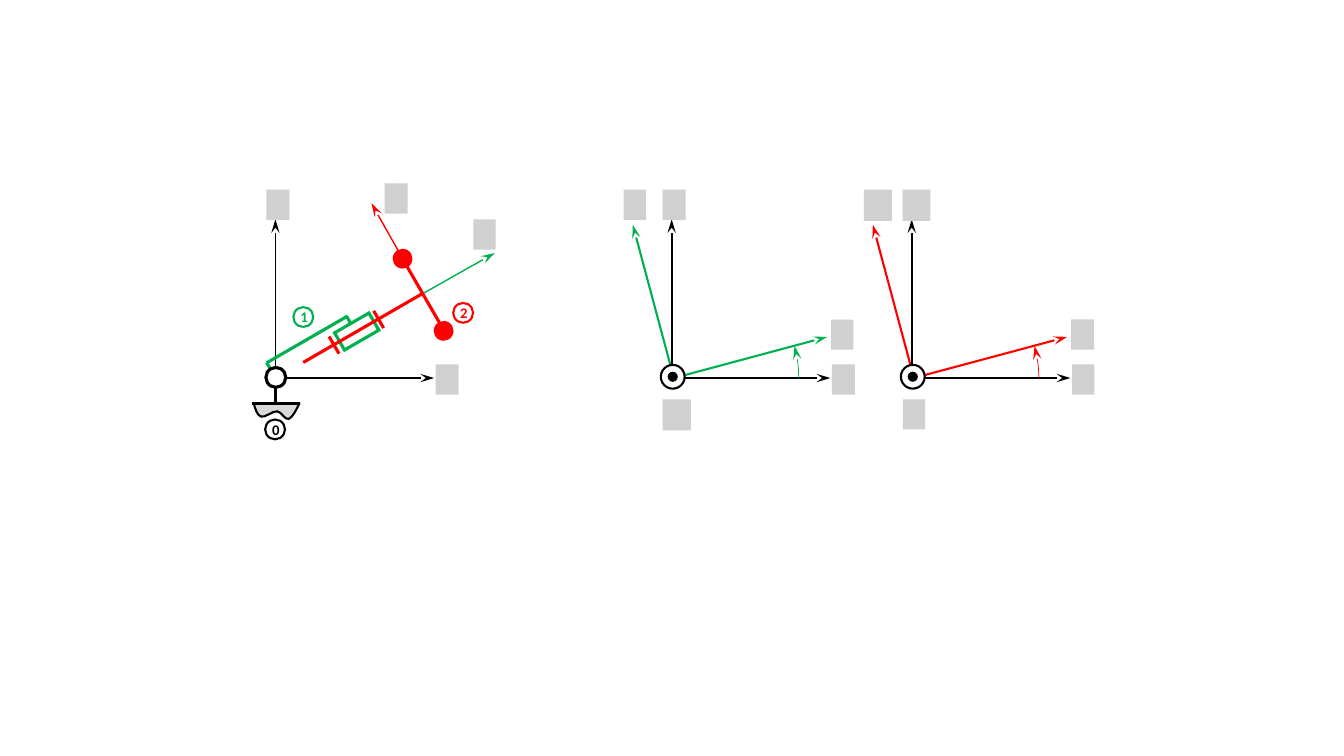
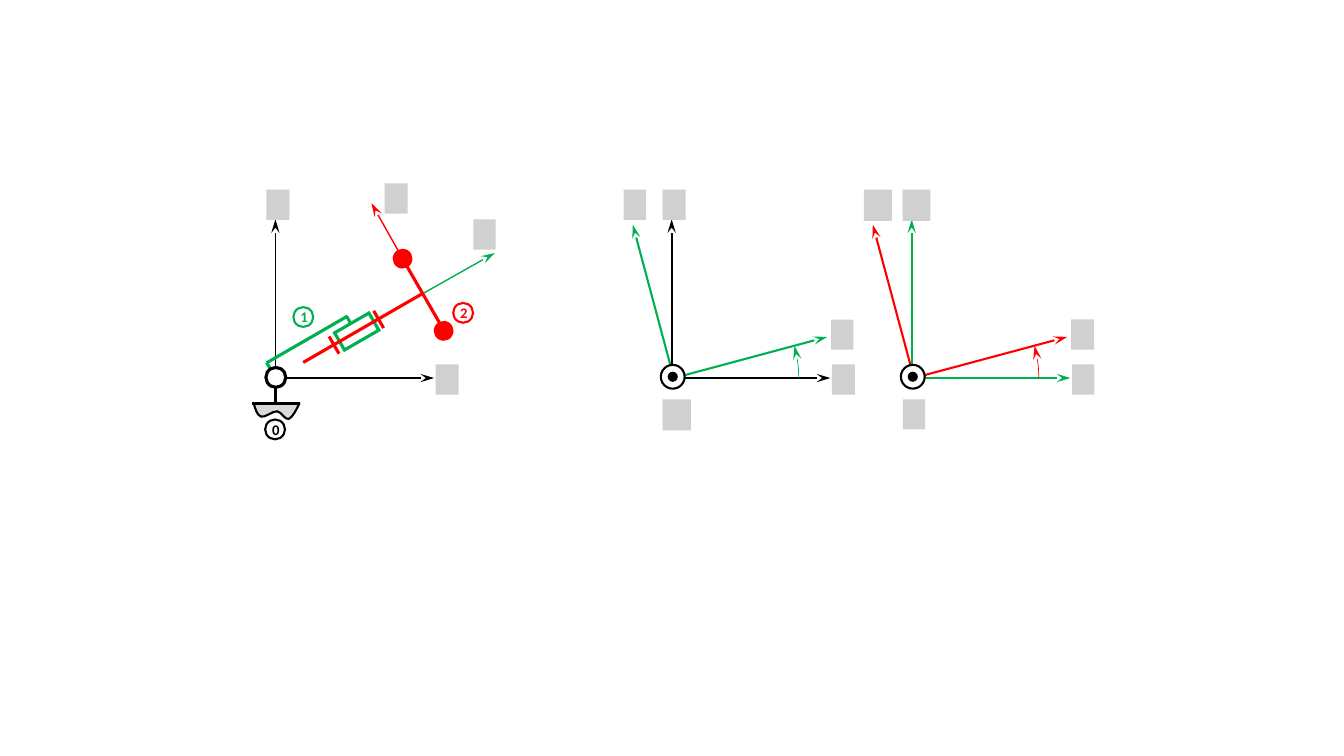
Before and after one commit to xpessoles/ExercicesCompetences, a slide deck: slide 10 of MecanismesDeBase/Figures.pptx. Drawn at 1344x756 pixels with LibreOffice and Linux fonts; fonts in the diff are those of the drawing; grey boxes stand for pictures; background and template pictures are left out. Boxes give left, top, right and bottom in pixels: in the first picture for what was removed or moved away, otherwise in the second. Text is boxed around its words. In the diff, an @@ line names an element or a change of style, - is before the commit and + after.

```diff
--- a/MecanismesDeBase/Figures.pptx
+++ b/MecanismesDeBase/Figures.pptx
@@ arrow (912, 378) - (912, 220): stroke #000000 1.5 pt to #00B050 1.5 pt @@
@@ arrow (912, 378) - (1071, 378): stroke #000000 1.5 pt to #00B050 1.5 pt @@
```
Also in this commit, not shown: 1 other slide changed, 1 slide added, 3 other files.
